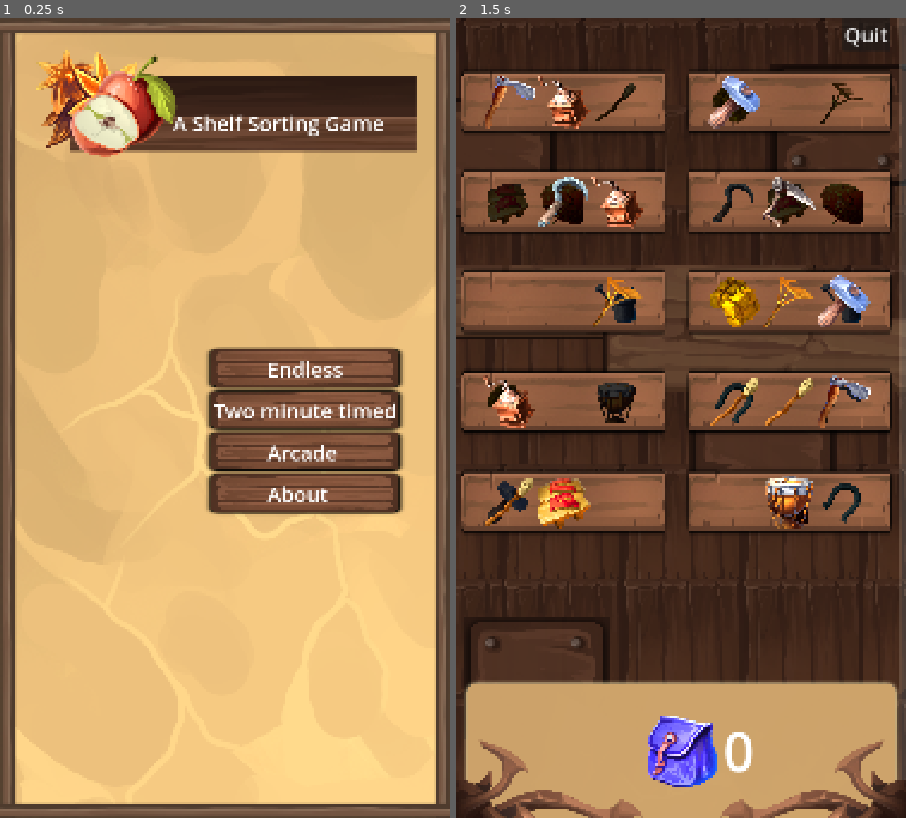
Above: before the commit, frames 1-2 (left to right).
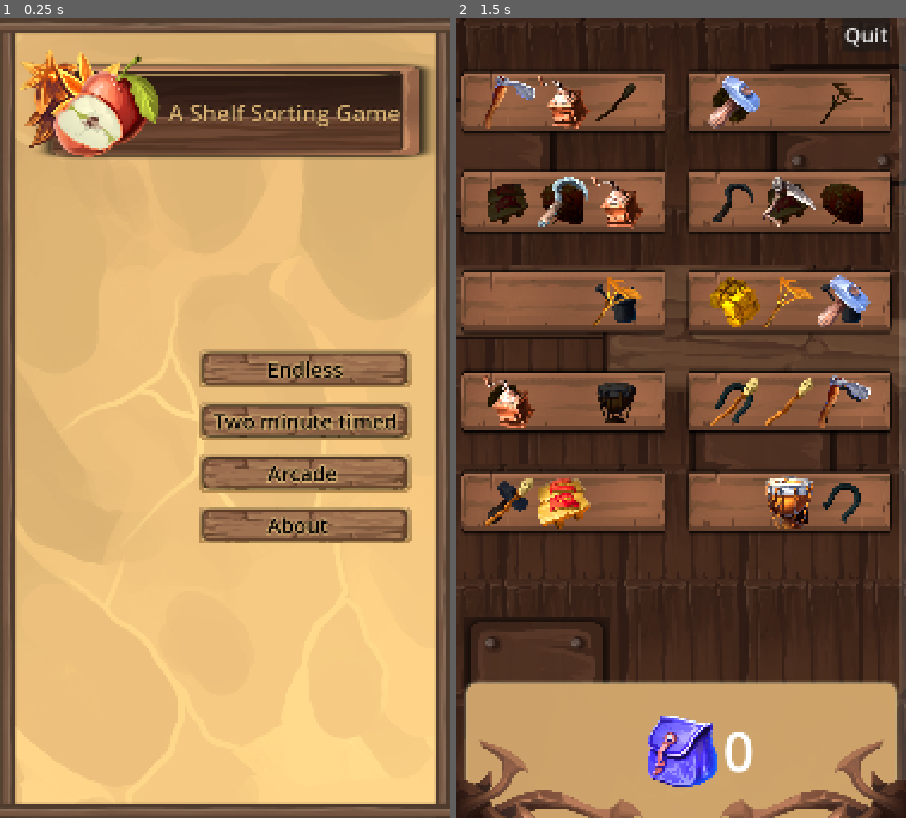
Above: after the commit, the same moments.

Repository: andrewcrisp/shelfsortinggame
Game: Godot game, scene res://scenes/game.tscn
Two runs of this game, one before a commit and one after it. Both use one fixed random seed, a clock stepped at 60 frames per second and the inputs below.
Inputs (mouse positions are in pixels of both pictures, inside the frame that each line leads up to):
- Up to frame 1 (0.25 s): no input
- Up to frame 2 (1.5 s): tap Enter at 0.5 s; move the mouse to (780, 378) at 0.52 s; press the mouse at (780, 378) at 0.53 s; release the mouse at (780, 378) at 1.25 s; tap Space at 1.25 s; drag from (591, 458) to (510, 98) at 1.27 s

The runs differ from the first frame. In frame 1, 16% of the frame differs, in the area x 4-97%, y 4-66%; in frame 2, nothing differs.

Commit message:
Lettering improvements

Diff:
--- a/scenes/game.tscn
+++ b/scenes/game.tscn
@@ -25,8 +25,11 @@
 anchors_preset = 5
 anchor_left = 0.5
 anchor_right = 0.5
+offset_left = -40.0
 offset_top = 200.0
+offset_right = -40.0
 offset_bottom = 200.0
 grow_horizontal = 2
 
 [node name="Background" parent="." instance=ExtResource("3_lnu2h")]
+z_index = -2
--- a/scenes/levels/special/about.tscn
+++ b/scenes/levels/special/about.tscn
@@ -13,9 +13,10 @@
 script = ExtResource("1_20wyb")
 
 [node name="StartScreen" parent="." instance=ExtResource("2_c2fn5")]
-offset_left = 540.0
+z_index = 1
+offset_left = 500.0
 offset_top = 200.0
-offset_right = 540.0
+offset_right = 500.0
 offset_bottom = 200.0
 
 [node name="ColorRect" type="ColorRect" parent="."]
@@ -46,8 +47,6 @@
 [node name="Frame" parent="CreditsContainer" instance=ExtResource("3_qnn82")]
 
 [node name="Background" parent="." instance=ExtResource("2_c5lyi")]
-size_flags_horizontal = 3
-size_flags_vertical = 3
 
 [node name="BackButton" parent="." instance=ExtResource("7_mqbnl")]
 position = Vector2(225, 1695)
--- a/scenes/menus/menu_background.tscn
+++ b/scenes/menus/menu_background.tscn
@@ -1,5 +1,6 @@
-[gd_scene load_steps=2 format=3 uid="uid://be7fbaw21lj7s"]
+[gd_scene load_steps=3 format=3 uid="uid://be7fbaw21lj7s"]
 
+[ext_resource type="Texture2D" uid="uid://dbswvw24v2jmi" path="res://assets/ui/background12.png" id="2_d58y2"]
 [ext_resource type="Texture2D" uid="uid://lhr7g30bvf3u" path="res://assets/backgrounds/Background1.png" id="3_rhrir"]
 
 [node name="Background" type="Node2D"]
@@ -8,3 +9,8 @@
 [node name="Background" type="Sprite2D" parent="."]
 position = Vector2(540, 960)
 texture = ExtResource("3_rhrir")
+
+[node name="Background12" type="Sprite2D" parent="."]
+visible = false
+position = Vector2(540, 950)
+texture = ExtResource("2_d58y2")
--- a/scenes/menus/starting_menu.tscn
+++ b/scenes/menus/starting_menu.tscn
@@ -36,13 +36,13 @@
 label = "Endless"
 
 [node name="TimedModeButton" parent="Control/Menu" instance=ExtResource("3_pd0ss")]
-position = Vector2(300, 100)
+position = Vector2(300, 125)
 label = "Two minute timed"
 
 [node name="ArcadeModeButton" parent="Control/Menu" instance=ExtResource("3_pd0ss")]
-position = Vector2(300, 200)
+position = Vector2(300, 250)
 label = "Arcade"
 
 [node name="AboutButton" parent="Control/Menu" instance=ExtResource("3_pd0ss")]
-position = Vector2(300, 300)
+position = Vector2(300, 375)
 label = "About"
--- a/scenes/menus/title_banner.tscn
+++ b/scenes/menus/title_banner.tscn
@@ -1,9 +1,13 @@
-[gd_scene load_steps=3 format=3 uid="uid://duu4i61jd05wk"]
+[gd_scene load_steps=4 format=3 uid="uid://duu4i61jd05wk"]
 
 [ext_resource type="Texture2D" uid="uid://buaxocwjhdqi3" path="res://assets/decor/banner Applenobackground.png" id="1_7c6e5"]
+[ext_resource type="Texture2D" uid="uid://v0kxybltbeiu" path="res://assets/decor/s_06.PNG" id="2_box8u"]
 
 [sub_resource type="LabelSettings" id="LabelSettings_7c6e5"]
-font_size = 50
+font_size = 55
+font_color = Color(0.854902, 0.698039, 0.45098, 1)
+outline_size = 4
+outline_color = Color(0, 0, 0, 1)
 
 [node name="TitleBanner" type="Control"]
 layout_mode = 3
@@ -16,11 +20,18 @@
 anchors_preset = 5
 anchor_left = 0.5
 anchor_right = 0.5
-offset_left = -839.0
-offset_right = -78.0
-offset_bottom = 103.0
+offset_left = -758.5
+offset_top = -25.0
+offset_right = 2.5
+offset_bottom = 78.0
 grow_horizontal = 2
 text = "A Shelf Sorting Game"
 label_settings = SubResource("LabelSettings_7c6e5")
 horizontal_alignment = 2
 vertical_alignment = 1
+
+[node name="S06" type="Sprite2D" parent="."]
+z_index = -1
+position = Vector2(67, 22)
+scale = Vector2(3.17572, 0.766773)
+texture = ExtResource("2_box8u")
--- a/scenes/ui/mode_button.tscn
+++ b/scenes/ui/mode_button.tscn
@@ -1,22 +1,25 @@
 [gd_scene load_steps=5 format=3 uid="uid://vo1vo0ydaemw"]
 
 [ext_resource type="Script" uid="uid://dvohwe5ruu68t" path="res://scripts/ui/mode_button.gd" id="1_pyqoi"]
-[ext_resource type="Texture2D" uid="uid://b2ehi60b88amq" path="res://assets/decor/s_09.png" id="2_p18f0"]
+[ext_resource type="Texture2D" uid="uid://j0hml6r0s2bx" path="res://assets/ui/Button.png" id="2_pyqoi"]
 
 [sub_resource type="LabelSettings" id="LabelSettings_tm883"]
 line_spacing = 0.0
 font_size = 50
+font_color = Color(0, 0, 0, 1)
+outline_size = 12
+outline_color = Color(0.854902, 0.698039, 0.45098, 1)
 
 [sub_resource type="RectangleShape2D" id="RectangleShape2D_pyqoi"]
 resource_local_to_scene = true
-size = Vector2(452, 94)
+size = Vector2(508, 94)
 
 [node name="ModeButton" type="Node2D"]
 script = ExtResource("1_pyqoi")
 
 [node name="Sprite2D" type="Sprite2D" parent="."]
-scale = Vector2(0.6, 0.3)
-texture = ExtResource("2_p18f0")
+scale = Vector2(0.8, 0.6)
+texture = ExtResource("2_pyqoi")
 
 [node name="Label" type="Label" parent="."]
 anchors_preset = 8
@@ -30,9 +33,11 @@
 offset_bottom = 34.5
 grow_horizontal = 2
 grow_vertical = 2
+text = "ENDLESS"
 label_settings = SubResource("LabelSettings_tm883")
 
 [node name="ClickArea" type="Area2D" parent="."]
+visible = false
 
 [node name="CollisionShape2D" type="CollisionShape2D" parent="ClickArea"]
 shape = SubResource("RectangleShape2D_pyqoi")
Binary file added: assets/decor/Imblem.png
Not shown, added: assets/decor/Imblem.png.import
Binary file added: assets/ui/Button.png
Not shown, added: assets/ui/Button.png.import
Binary file added: assets/ui/background12.png
Not shown, added: assets/ui/background12.png.import
Binary file added: assets/ui/shelvds1.png
Not shown, added: assets/ui/shelvds1.png.import
